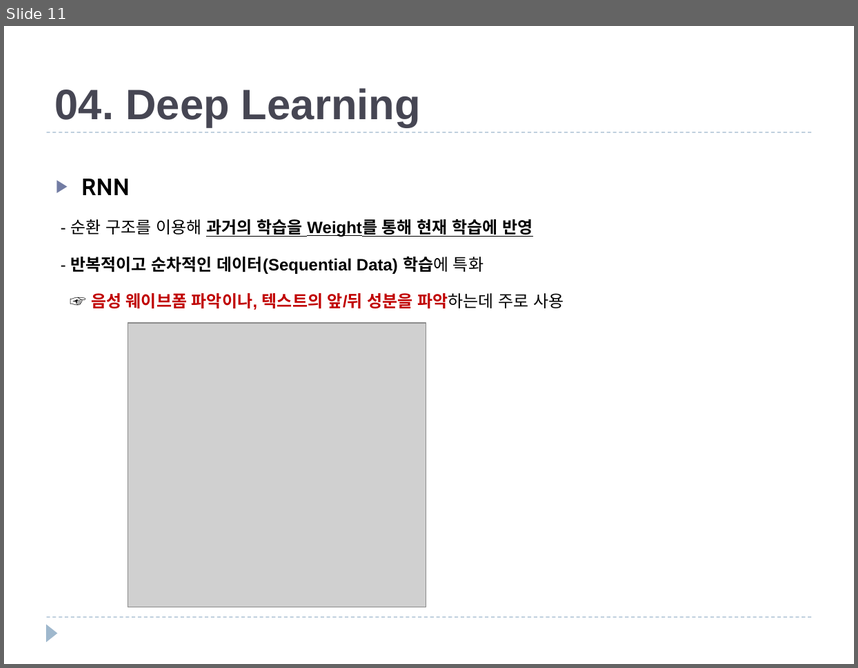
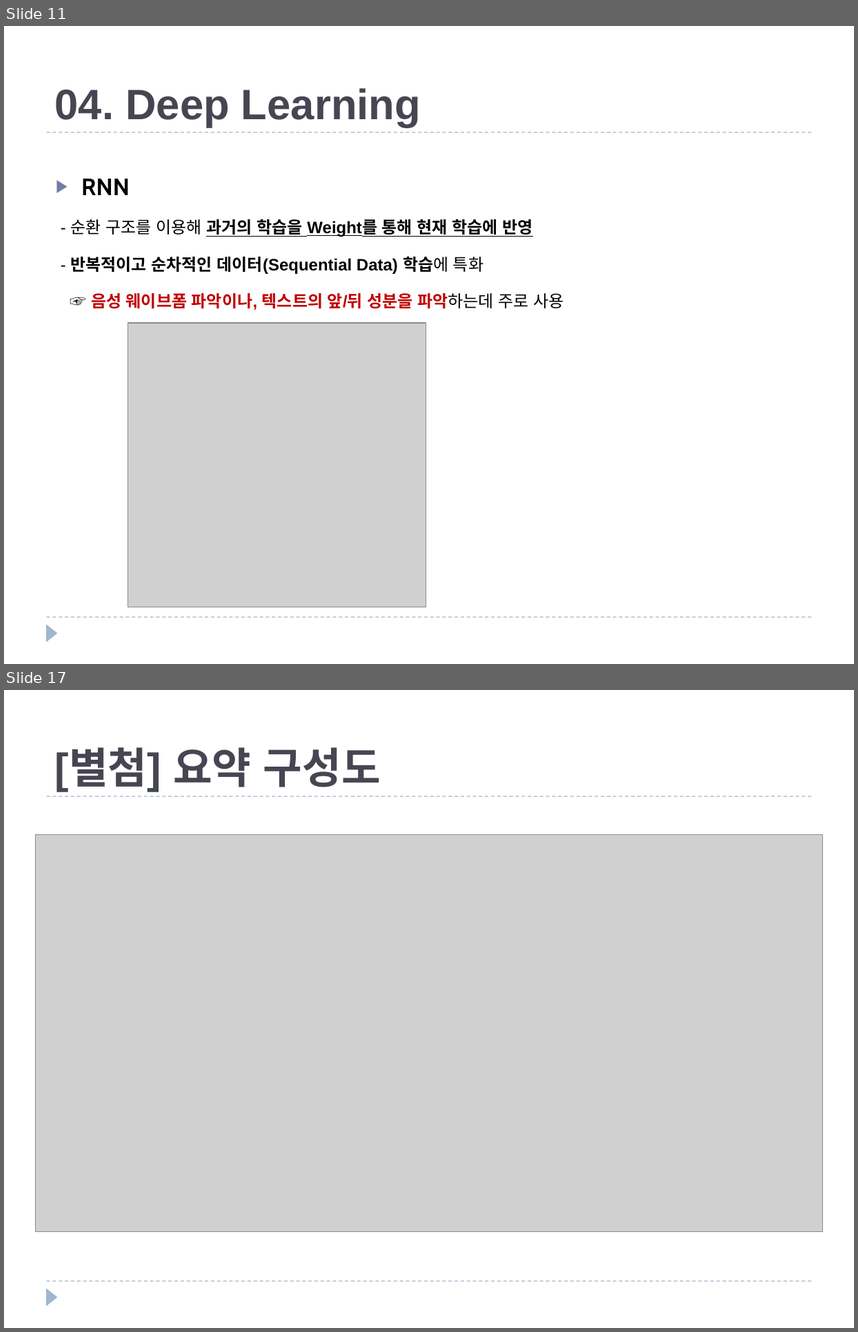
Before and after one commit to JXXA/JXXAGit, a slide deck: Machine Learning 개념과 종류.pptx. Shown one above the other, each under a label of ours: slide 11 before the commit, slides 11 and 17 after it; the slides between them are not shown. The pictures are 858x668 and 858x1332 pixels, drawn with LibreOffice and Linux fonts; fonts in the diff are those of the drawing; grey boxes stand for pictures. Boxes give left, top, right and bottom in pixels: in the first picture for what was removed or moved away, otherwise in the second. Text is boxed around its words. In the diff, an @@ line names an element or a change of style, - is before the commit and + after.

```diff
--- a/Machine Learning 개념과 종류.pptx
+++ b/Machine Learning 개념과 종류.pptx
@@ slide 17 added at <box>4,690,854,1328</box>, background #FFFFFF; not listed: 3 template elements that a slide beside it also shows @@
@@ title added at <box>55,747,381,791</box>, 36 pt, text #464653, bold @@
+[별첨] 요약 구성도
@@ picture added at <box>36,834,822,1232</box> @@
```
Also in this commit, not shown: 5 other slides added.
